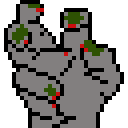
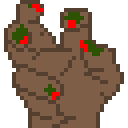
Comparing the layer stacks of the two 128 × 128 images. Changes:
painted on "Layer 1" over [4, 0, 124, 128]
